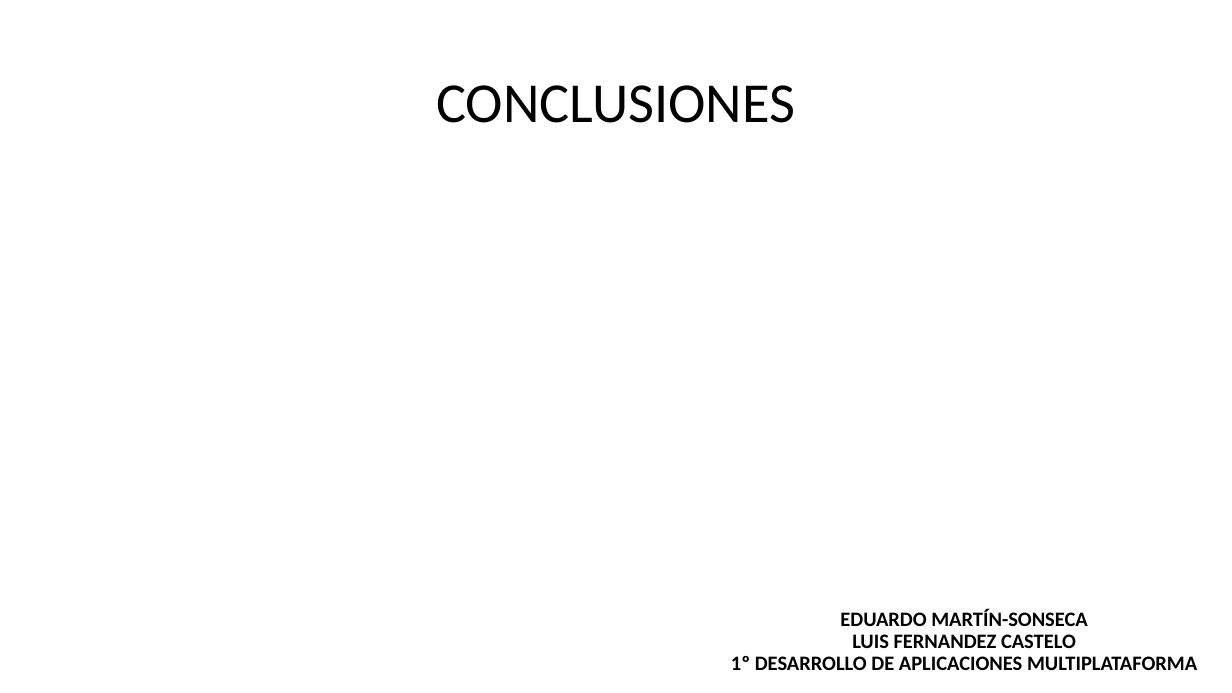
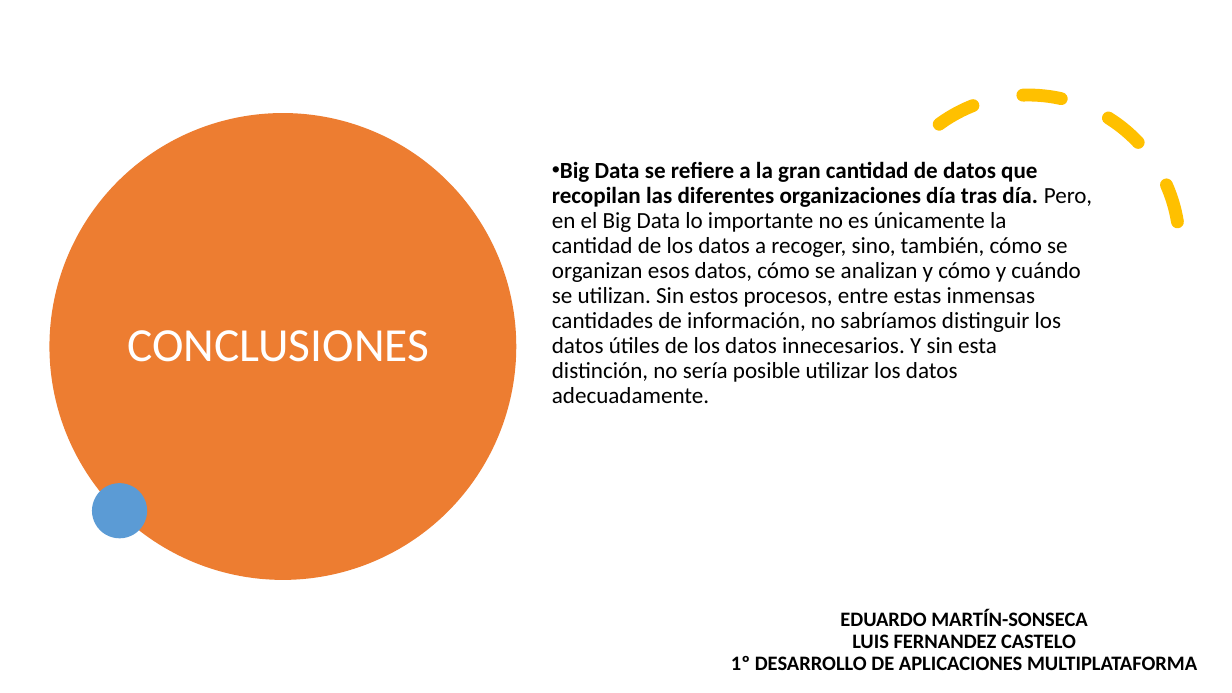
Before and after one commit to maraloeDev/Grado_SuperiorDAM, a slide deck: slide 16 of Bases de Datos/1º Evaluación/Ejercicios/Ejercicio2/Explotación de bases de datos Big Data.pptx (slide 13 before the commit). Drawn at 1232x693 pixels with LibreOffice and Linux fonts; fonts in the diff are those of the drawing. Boxes give left, top, right and bottom in pixels: in the first picture for what was removed or moved away, otherwise in the second. Text is boxed around its words. In the diff, an @@ line names an element or a change of style, - is before the commit and + after.

```diff
--- a/Bases de Datos/1º Evaluación/Ejercicios/Ejercicio2/Explotación de bases de datos Big Data.pptx
+++ b/Bases de Datos/1º Evaluación/Ejercicios/Ejercicio2/Explotación de bases de datos Big Data.pptx
@@ arc (boxed as its full ellipse) added at (x1=823, y1=40, x2=1232, y2=453), outline #FFC000 10 pt dashed @@
@@ ellipse added at (x1=49, y1=113, x2=516, y2=579), fill #ED7D31 @@
@@ title "CONCLUSIONES" moved from (x1=436, y1=85, x2=795, y2=123) to (x1=128, y1=330, x2=430, y2=362) @@
@@ title "CONCLUSIONES" at (x1=128, y1=330, x2=430, y2=362): size 44 to 37 pt, text colour #000000 to #FFFFFF; alignment centre to left @@
@@ text added at (x1=552, y1=161, x2=1092, y2=403), 18 pt, text #000000 @@
+• Big Data se refiere a la gran cantidad de datos que recopilan las diferentes organizaciones día tras día. Pero, en el Big Data lo importante no es únicamente la cantidad de los datos a recoger, sino, también, cómo se organizan esos datos, cómo se analizan y cómo y cuándo se utilizan. Sin estos procesos, entre estas inmensas cantidades de información, no sabríamos distinguir los datos útiles de los datos innecesarios. Y sin esta distinción, no sería posible utilizar los datos adecuadamente.
@@ ellipse added at (x1=92, y1=483, x2=148, y2=539), fill #5B9BD5 @@
```
Also in this commit, not shown: 3 other slides changed, 4 slides added, 1 slide removed.
